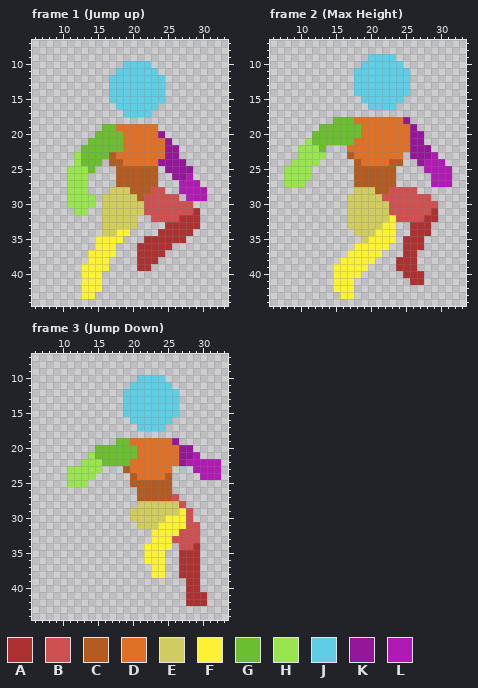
Edited in one commit: pixel-art file (Player/Debug/Jump/jump.aseprite). The picture above was drawn from the file before the commit.
48x48 pixels, 3 frames. Shown: frame 1 (Jump up): x 6..33, y 7..44; frame 2 (Max Height): x 6..33, y 7..44; frame 3 (Jump Down): x 6..33, y 7..44.
Visible layers, top first: "Head", "Front Arm", "Front Leg", "Torso", "Back Leg", "Back Arm".
Palette (. is transparent): A #ac3232  B #ce5050  C #b35b20  D #df7126  E #d1cc60  F #fbf236  G #6abe30  H #99e550  J #5fcde4  K #951799  L #af1ab2
Pixels before, frame 1 (Jump up), first column x 11:
10 ........JJJJ........
11 .......JJJJJJ.......
12 ......JJJJJJJJ......
13 ......JJJJJJJJ......
14 ......JJJJJJJJ......
15 ......JJJJJJJJ......
16 .......JJJJJJ.......
17 ........JJJJ........
18 ....................
19 .....GGDDDDDD.......
20 ....GGGGDDDDDK......
21 ...GGGGGDDDDDDK.....
22 ..GGGGGGDDDDDDKK....
23 .HGGGGCDDDDDDDKK....
24 .HGGG.CCDDDDDKKKK...
25 HHHG...CCCCCC.KKKK..
26 HHH....CCCCCC..KKL..
27 HHH....CCCCCC...LLL.
28 HHH...EEECCCBB..LLLL
29 HHHH.EEEEECBBBBB.LLL
30 HHHH.EEEEEEBBBBBBB..
31 .HH..EEEEEEBBBBBBBA.
32 .....EEEEE..BBBBAAA.
33 .....EEEEE....AAAAA.
34 .....EEFF....AAAAA..
35 ....FFFF...AAAAAA...
36 ....FFF...AAAAA.....
37 ...FFFF...AAAA......
38 ...FFF....AAA.......
39 ..FFFF....AA........
40 ..FFF...............
41 ..FFF...............
42 ..FFF...............
43 ..FF................
Pixels before, frame 2 (Max Height), first column x 8:
 9 ............JJJJ........
10 ...........JJJJJJ.......
11 ..........JJJJJJJJ......
12 ..........JJJJJJJJ......
13 ..........JJJJJJJJ......
14 ..........JJJJJJJJ......
15 ...........JJJJJJ.......
16 ............JJJJ........
17 ........................
18 .......GGGDDDDDDDK......
19 .....GGGGGGDDDDDDDK.....
20 ....GGGGGGGDDDDDDDKK....
21 ...HGGGGGGDDDDDDDDKK....
22 ..HHHG...DDDDDDDDDKKK...
23 ..HHHH...CDDDDDDD.KKKL..
24 .HHHH.....CDDDDCC..KLLL.
25 HHHH......CCCCCC....LLLL
26 HHHH......CCCCCC.....LLL
27 HHH.......CCCCCC.....LLL
28 ..........EEECCBBBB.....
29 .........EEEEEBBBBBBB...
30 .........EEEEEEBBBBBBB..
31 .........EEEEEEBBBBBBA..
32 .........EEEEEEFBBBBAA..
33 .........EEEEEFF..AAA...
34 ..........EEEFFF..AAA...
35 ...........EFFFF.AAA....
36 ..........FFFFF..AAA....
37 .........FFFFF...AA.....
38 ........FFFFF...AAA.....
39 .......FFFFF....AAA.....
40 .......FFFF......AAA....
41 .......FFF........AA....
42 .......FFF..............
43 ........FF..............
Pixels before, frame 3 (Jump Down), first column x 11:
10 ..........JJJJ........
11 .........JJJJJJ.......
12 ........JJJJJJJJ......
13 ........JJJJJJJJ......
14 ........JJJJJJJJ......
15 ........JJJJJJJJ......
16 .........JJJJJJ.......
17 ..........JJJJ........
18 ......................
19 .......GGDDDDDDK......
20 ....GGGGGGDDDDDDKK....
21 ...HGGGGGGDDDDDDKKL...
22 ..HHHGGGGDDDDDDDKLLLLL
23 HHHHH...CDDDDDD...LLLL
24 HHHH.....CDDDDC....LLL
25 HHH......CCCCCC.......
26 ..........CCCCC.......
27 ..........CCCCCB......
28 ..........EEEEEEB.....
29 .........EEEEEEEFB....
30 .........EEEEEFFFB....
31 ..........EEEFFFFBB...
32 ............FFFFBBB...
33 ............FFFBBBB...
34 ...........FFFF.BBA...
35 ...........FFF..AAA...
36 ...........FFF..AAA...
37 ............FF..AAA...
38 ............FF..AAA...
39 .................AA...
40 .................AA...
41 .................AAA..
42 .................AAA..
Now the later version:
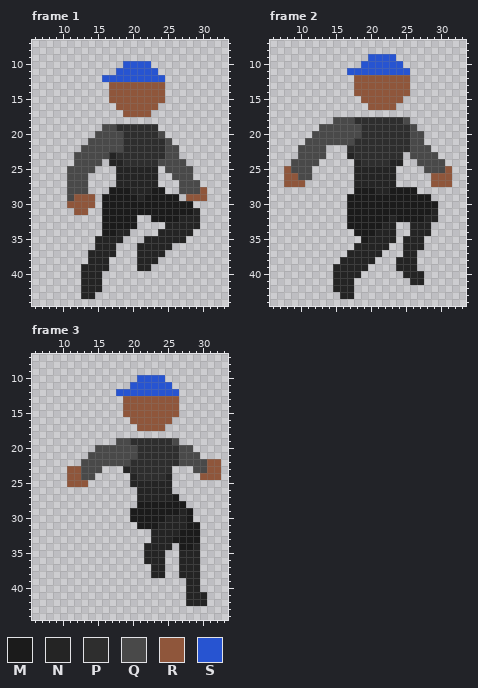
Colours new in this view: M #1b1b1b  N #242424  P #2e2e2e  Q #494949  R #8f563b  S #2754d1
Change:
layer "Flattened" added
layer "Back Arm" removed
layer "Back Leg" removed
layer "Torso" removed
layer "Front Leg" removed
layer "Front Arm" removed
layer "Head" removed
Changed rows in their new state; - is an unchanged pixel.
Frame 1, layer "Flattened":
first column x 11:
10 --------SSSS--------
11 -------SSSSSS-------
12 -----SSSSSSSSS------
13 ------RRRRRRRR------
14 ------RRRRRRRR------
15 ------RRRRRRRR------
16 -------RRRRRR-------
17 --------RRRR--------
19 -----QQPPPPPP-------
20 ----QQQQPPPPPQ------
21 ---QQQQQPPPPPPQ-----
22 --QQQQQQPPPPPPQQ----
23 -QQQQQNPPPPPPPQQ----
24 -QQQQ-NNPPPPPQQQQ---
25 QQQQ---NNNNNN-QQQQ--
26 QQQ----NNNNNN--QQQ--
27 QQQ----NNNNNN---QQQ-
28 QQQ---MMMNNNMM--QQQR
29 QRRR-MMMMMNMMMMM-RRR
30 RRRR-MMMMMMMMMMMMM--
31 -RR--MMMMMMMMMMMMMN-
32 -----MMMMM--MMMMNNN-
33 -----MMMMM----NNNNN-
34 -----MMNN----NNNNN--
35 ----NNNN---NNNNNN---
36 ----NNN---NNNNN-----
37 ---NNNN---NNNN------
38 ---NNN----NNN-------
39 --NNNN----NN--------
40 --NNN---------------
41 --NNN---------------
42 --NNN---------------
43 --NN----------------
Frame 2, layer "Flattened":
first column x 8:
 9 ------------SSSS--------
10 -----------SSSSSS-------
11 ---------SSSSSSSSS------
12 ----------RRRRRRRR------
13 ----------RRRRRRRR------
14 ----------RRRRRRRR------
15 -----------RRRRRR-------
16 ------------RRRR--------
18 -------QQQPPPPPPPQ------
19 -----QQQQQQPPPPPPPQ-----
20 ----QQQQQQQPPPPPPPQQ----
21 ---QQQQQQQPPPPPPPPQQ----
22 --QQQQ---PPPPPPPPPQQQ---
23 --QQQQ---NPPPPPPP-QQQQ--
24 -QQQQ-----NPPPPNN--QQQQ-
25 RQQQ------NNNNNN----QQQR
26 RRQQ------NNNNNN-----RRR
27 RRR-------NNNNNN-----RRR
28 ----------MMMNNMMMM-----
29 ---------MMMMMMMMMMMM---
30 ---------MMMMMMMMMMMMM--
31 ---------MMMMMMMMMMMMN--
32 ---------MMMMMMNMMMMNN--
33 ---------MMMMMNN--NNN---
34 ----------MMMNNN--NNN---
35 -----------MNNNN-NNN----
36 ----------NNNNN--NNN----
37 ---------NNNNN---NN-----
38 --------NNNNN---NNN-----
39 -------NNNNN----NNN-----
40 -------NNNN------NNN----
41 -------NNN--------NN----
42 -------NNN--------------
43 --------NN--------------
Frame 3, layer "Flattened":
first column x 11:
10 ----------SSSS--------
11 ---------SSSSSS-------
12 -------SSSSSSSSS------
13 --------RRRRRRRR------
14 --------RRRRRRRR------
15 --------RRRRRRRR------
16 ---------RRRRRR-------
17 ----------RRRR--------
19 -------QQPPPPPPQ------
20 ----QQQQQQPPPPPPQQ----
21 ---QQQQQQQPPPPPPQQQ---
22 --QQQQQQQPPPPPPPQQQQRR
23 RRQQQ---NPPPPPP---QQRR
24 RRQQ-----NPPPPN----RRR
25 RRR------NNNNNN-------
26 ----------NNNNN-------
27 ----------NNNNNM------
28 ----------MMMMMMM-----
29 ---------MMMMMMMNM----
30 ---------MMMMMNNNM----
31 ----------MMMNNNNMM---
32 ------------NNNNMMM---
33 ------------NNNMMMM---
34 -----------NNNN-MMN---
35 -----------NNN--NNN---
36 -----------NNN--NNN---
37 ------------NN--NNN---
38 ------------NN--NNN---
39 -----------------NN---
40 -----------------NN---
41 -----------------NNN--
42 -----------------NNN--
